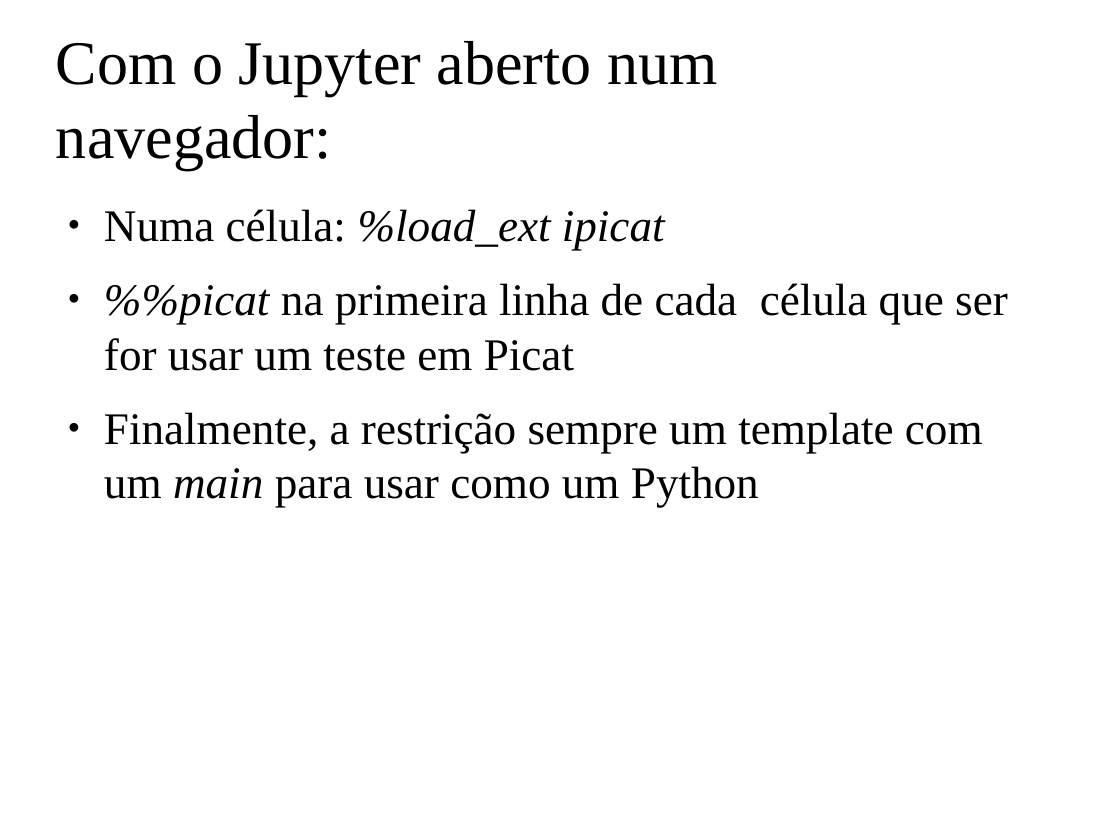
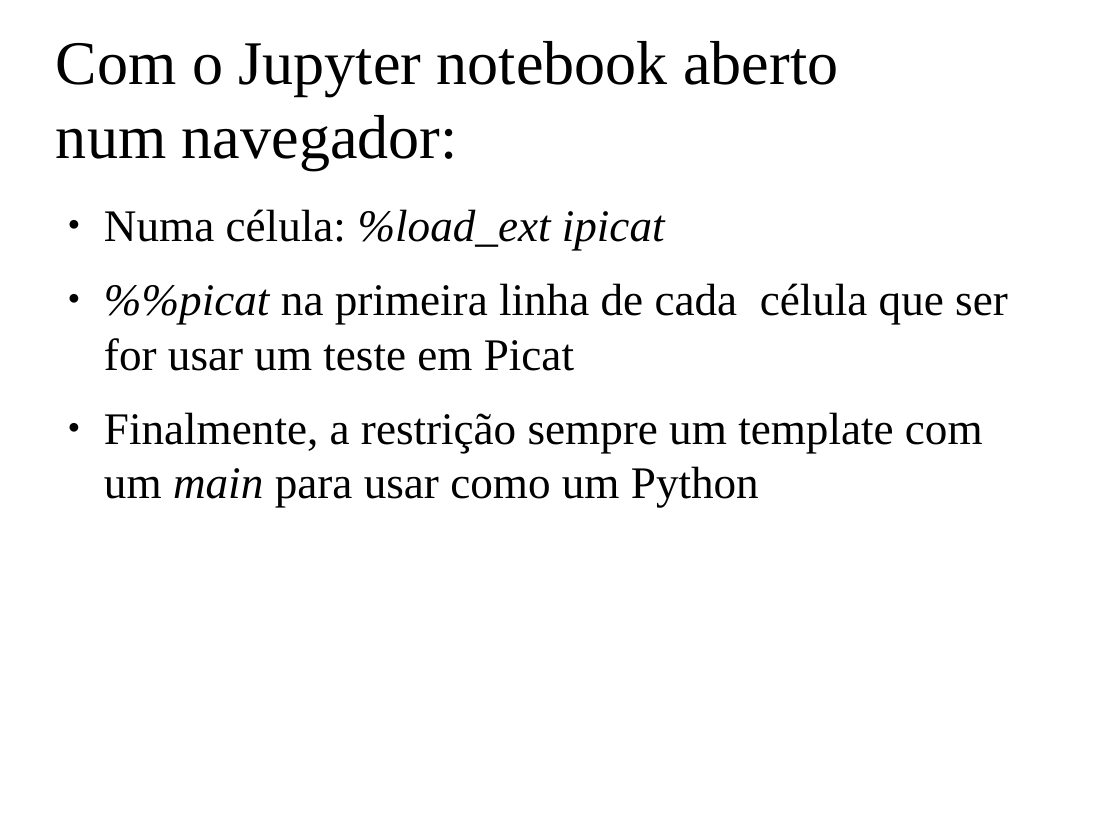
Before and after one commit to claudiosa/CCS, a slide deck: slide 5 of picat/YOUTUBE_dfs_jupyter_picat/slides_picat_jupyter_dfs.odp. Drawn at 1120x840 pixels with LibreOffice and Linux fonts; fonts in the diff are those of the drawing; background and template pictures are left out. Boxes give left, top, right and bottom in pixels: in the first picture for what was removed or moved away, otherwise in the second. Text is boxed around its words. In the diff, an @@ line names an element or a change of style, - is before the commit and + after.

```diff
--- a/picat/YOUTUBE_dfs_jupyter_picat/slides_picat_jupyter_dfs.odp
+++ b/picat/YOUTUBE_dfs_jupyter_picat/slides_picat_jupyter_dfs.odp
@@ title at box(56, 41, 838, 170): text changed @@
-Com o Jupyter aberto num navegador:
+Com o Jupyter notebook aberto num navegador:
```
Also in this commit, not shown: 1 slide added, 1 slide removed, 21 other files.
